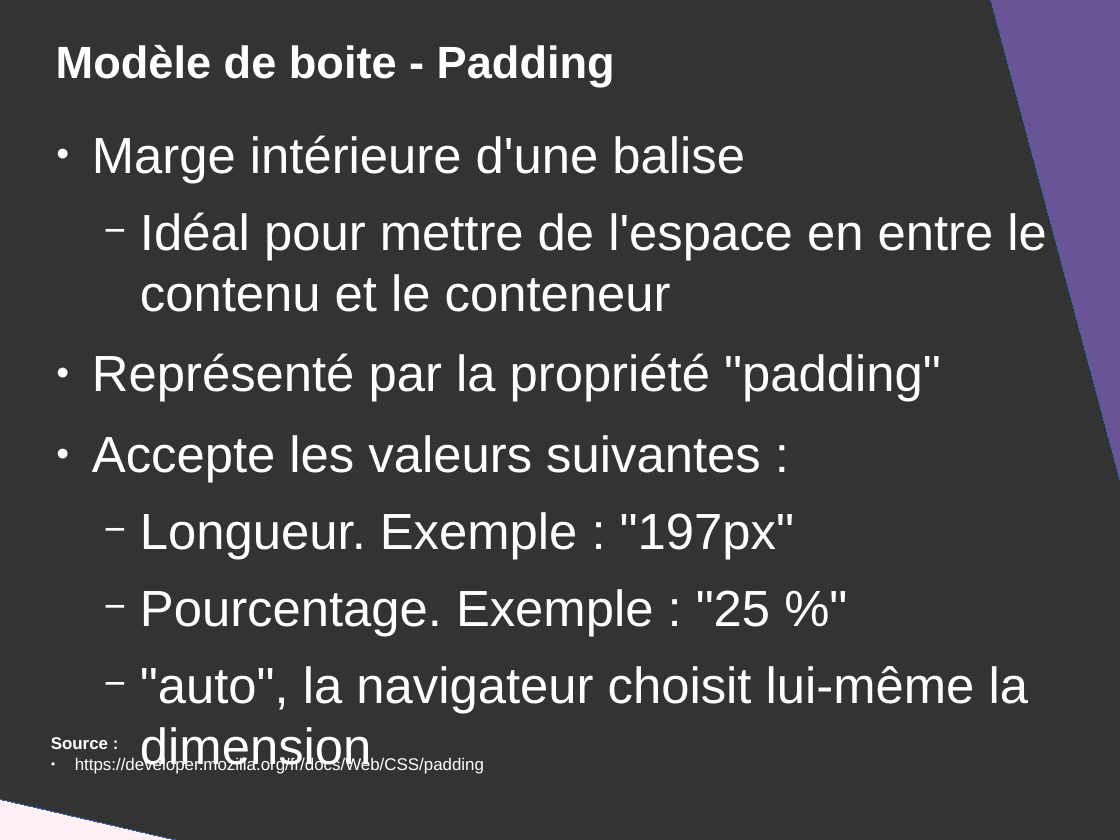
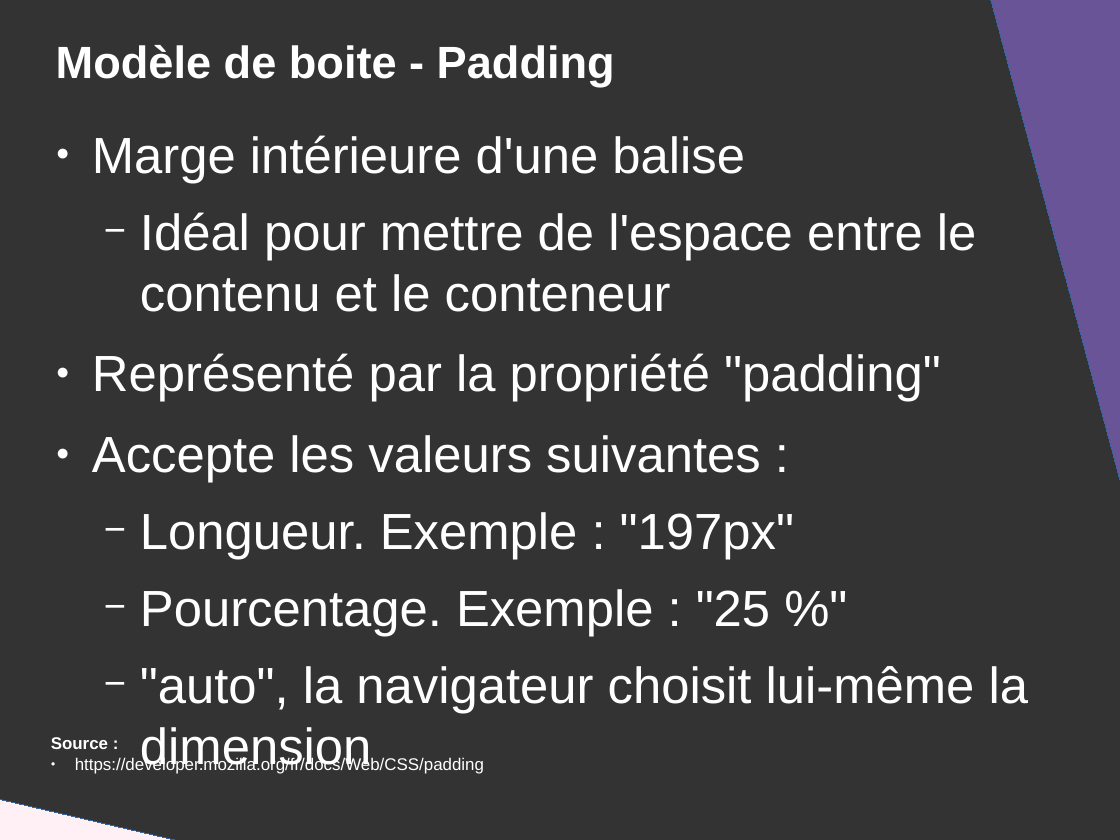
Before and after one commit to DanYellow/presentations, a slide deck: slide 25 of mmi/html/travaux-pratiques/numero-2/presentation.odp. Drawn at 1120x840 pixels with LibreOffice and Linux fonts; fonts in the diff are those of the drawing. Boxes give left, top, right and bottom in pixels: in the first picture for what was removed or moved away, otherwise in the second. Text is boxed around its words. In the diff, an @@ line names an element or a change of style, - is before the commit and + after.

```diff
--- a/mmi/html/travaux-pratiques/numero-2/presentation.odp
+++ b/mmi/html/travaux-pratiques/numero-2/presentation.odp
@@ text at bbox=[140, 212, 977, 312]: text changed @@
-  − Idéal pour mettre de l'espace en entre le contenu et le conteneur
+  − Idéal pour mettre de l'espace entre le contenu et le conteneur
```
Also in this commit, not shown: 16 other slides changed, 30 other files.
